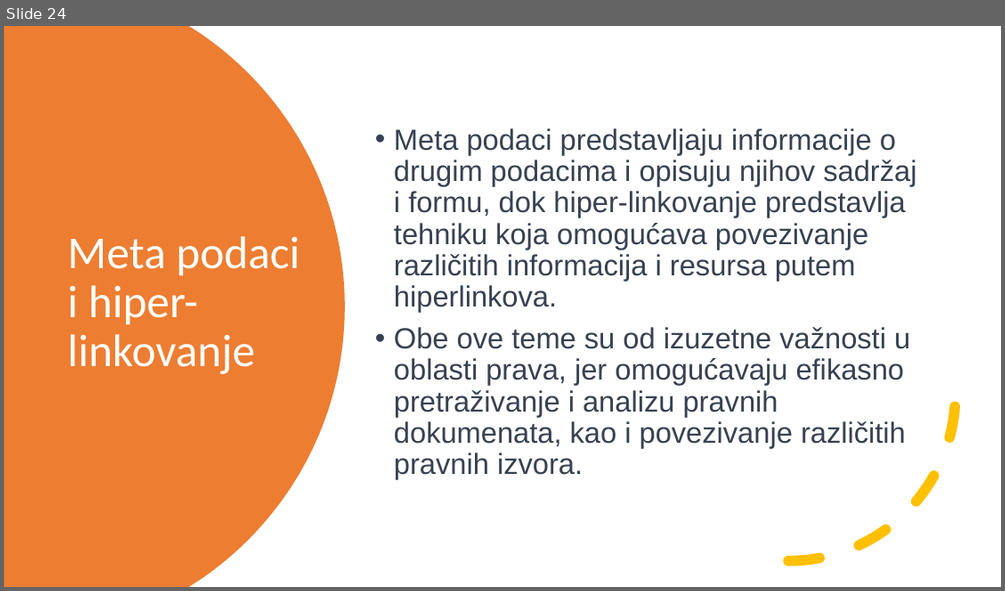
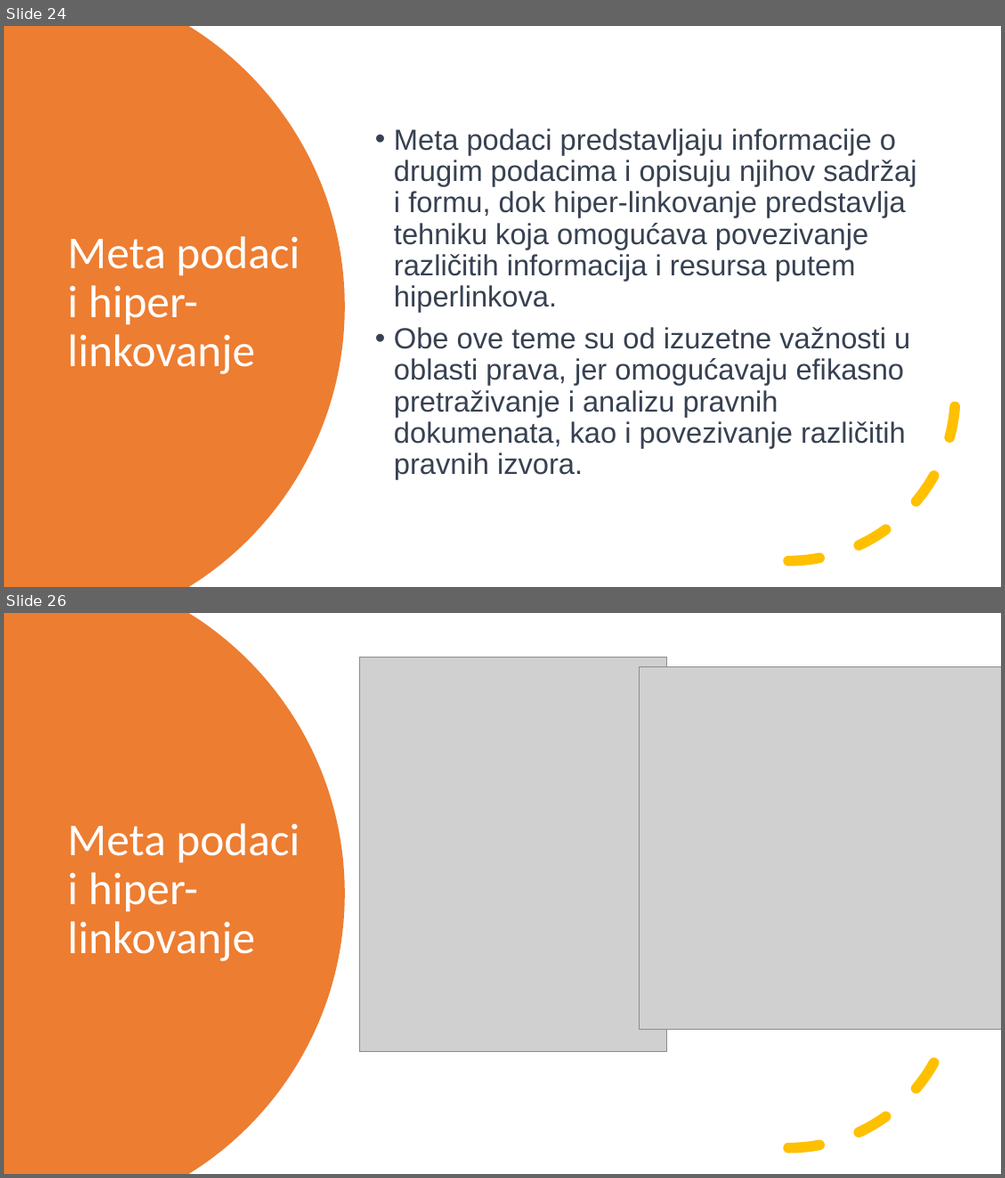
Before and after one commit to BorislavGajic/Pravna_informatika, a slide deck: prezentacija.pptx. Shown one above the other, each under a label of ours: slide 24 before the commit, slides 24 and 26 after it; the slides between them are not shown. The pictures are 1005x591 and 1005x1178 pixels, drawn with LibreOffice and Linux fonts; fonts in the diff are those of the drawing; grey boxes stand for pictures. Boxes give left, top, right and bottom in pixels: in the first picture for what was removed or moved away, otherwise in the second. Text is boxed around its words. In the diff, an @@ line names an element or a change of style, - is before the commit and + after.

```diff
--- a/prezentacija.pptx
+++ b/prezentacija.pptx
@@ slide 26 added at bbox=[4, 613, 1001, 1174], background #FFFFFF @@
@@ freeform shape added at bbox=[4, 613, 345, 1174], fill #ED7D31 @@
@@ picture added at bbox=[360, 657, 667, 1052] @@
@@ picture added at bbox=[639, 667, 1001, 1030] @@
@@ title added at bbox=[67, 823, 299, 961], 44 pt, text #FFFFFF @@
+Meta podaci i hiper-linkovanje
@@ arc (boxed as its full ellipse) added at bbox=[622, 814, 956, 1149], outline #FFC000 10 pt dashed @@
```
Also in this commit, not shown: 2 slides changed, 3 other files.
